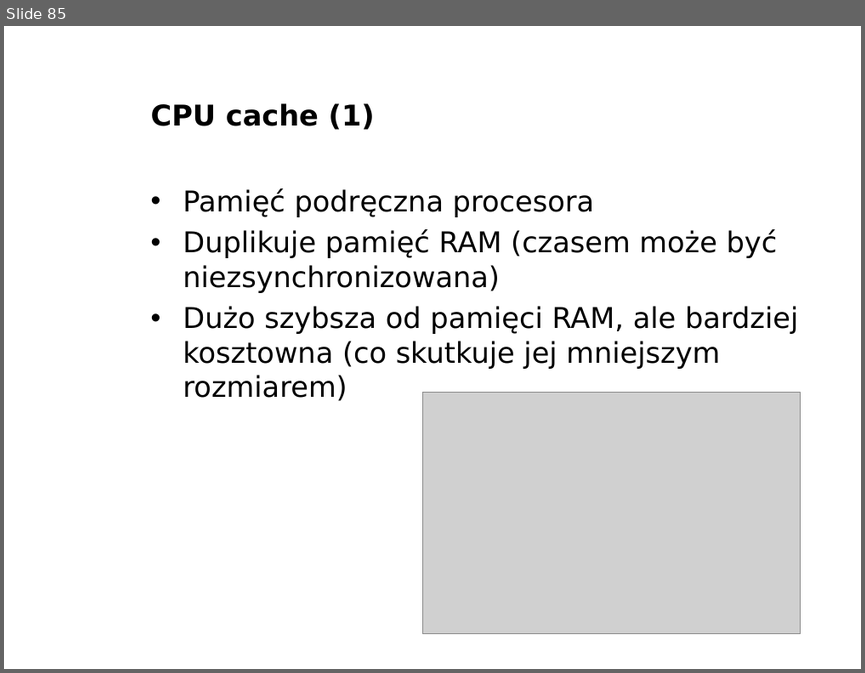
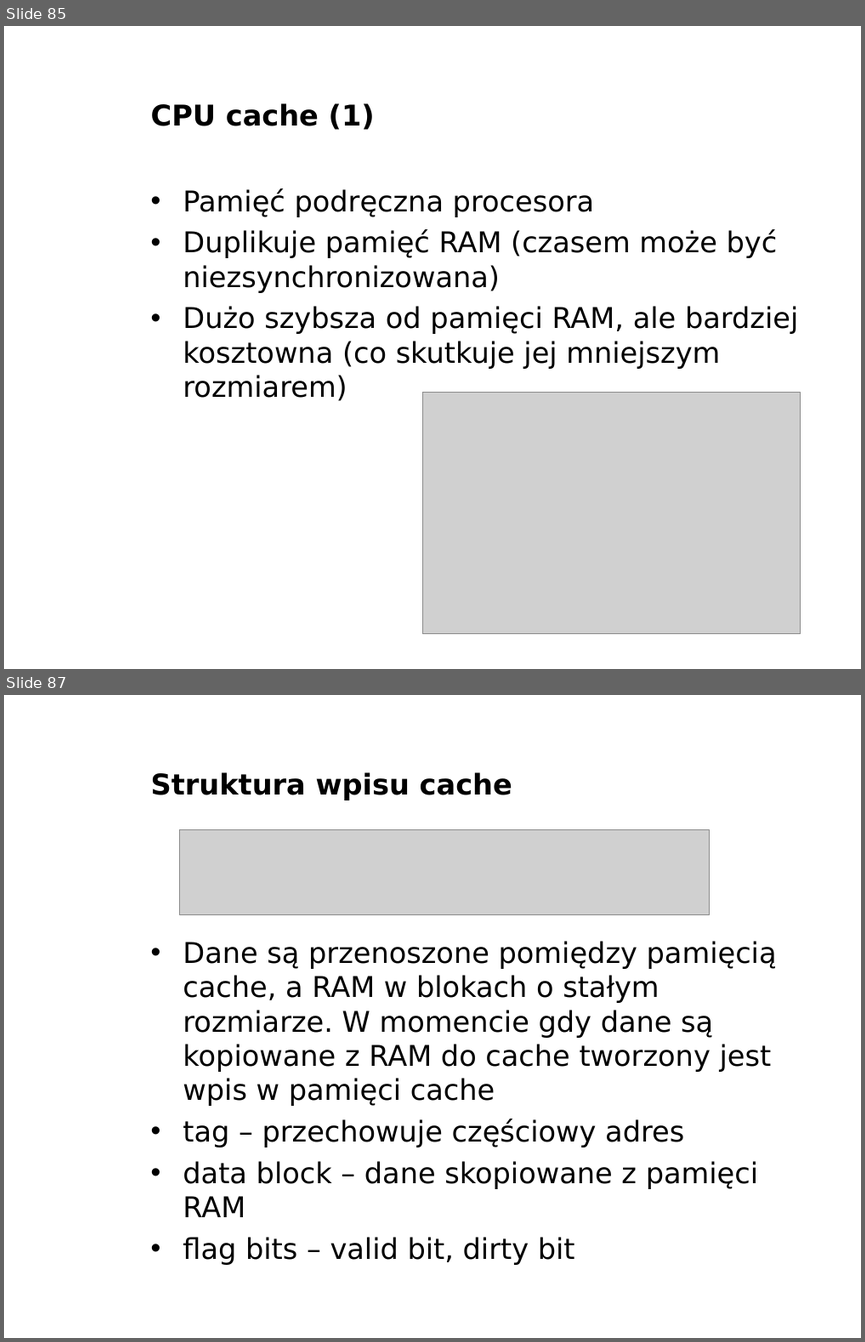
Before and after one commit to bercik/pn_prezentacja, a slide deck: prezentacja2.odp. Shown one above the other, each under a label of ours: slide 85 before the commit, slides 85 and 87 after it; the slides between them are not shown. The pictures are 865x673 and 865x1342 pixels, drawn with LibreOffice and Linux fonts; fonts in the diff are those of the drawing; grey boxes stand for pictures; background and template pictures are left out. Boxes give left, top, right and bottom in pixels: in the first picture for what was removed or moved away, otherwise in the second. Text is boxed around its words. In the diff, an @@ line names an element or a change of style, - is before the commit and + after.

Commit message:
more cpu cache

```diff
--- a/prezentacja2.odp
+++ b/prezentacja2.odp
@@ slide 87 added at bbox=[4, 695, 861, 1338], background picture (left out) @@
@@ title added at bbox=[151, 772, 512, 800], 24 pt, text #000000, bold @@
+Struktura wpisu cache
@@ picture added at bbox=[180, 829, 710, 914] @@
@@ text added at bbox=[182, 941, 777, 1265], 24 pt, text #000000 @@
+• Dane są przenoszone pomiędzy pamięcią cache, a RAM w blokach o stałym rozmiarze. W momencie gdy dane są kopiowane z RAM do cache tworzony jest wpis w pamięci cache
+• tag – przechowuje częściowy adres
+• data block – dane skopiowane z pamięci RAM
+• flag bits – valid bit, dirty bit
@@ text added at bbox=[720, 1315, 861, 1338], 11 pt, text #FFFFFF, bold @@
+www.agh.edu.pl
```
Also in this commit, not shown: 1 slide changed, 1 other slide added, 4 other files.
